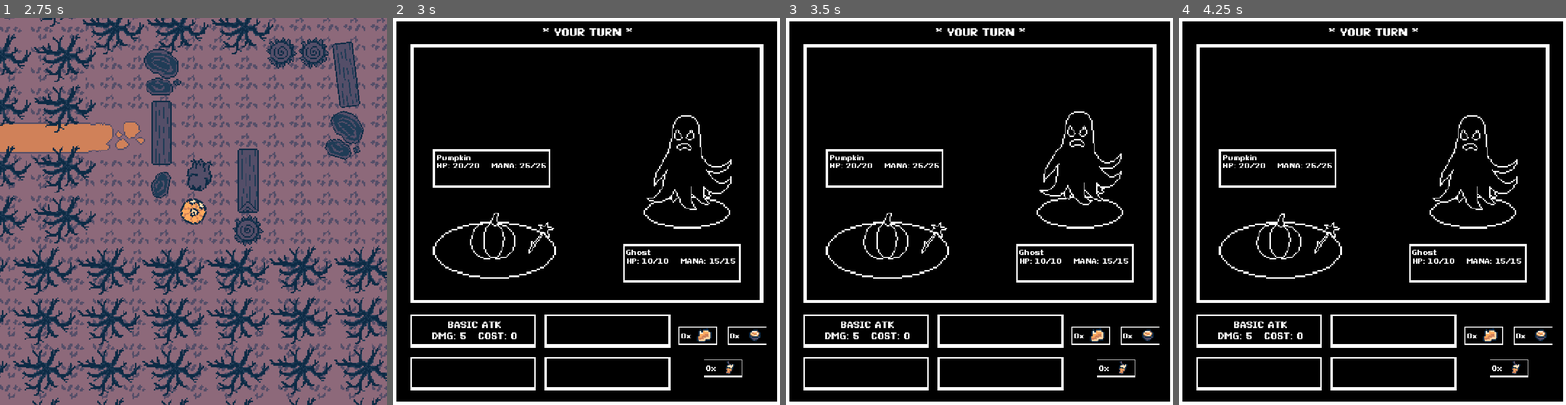
Above: before the commit, frames 1-4 (left to right).
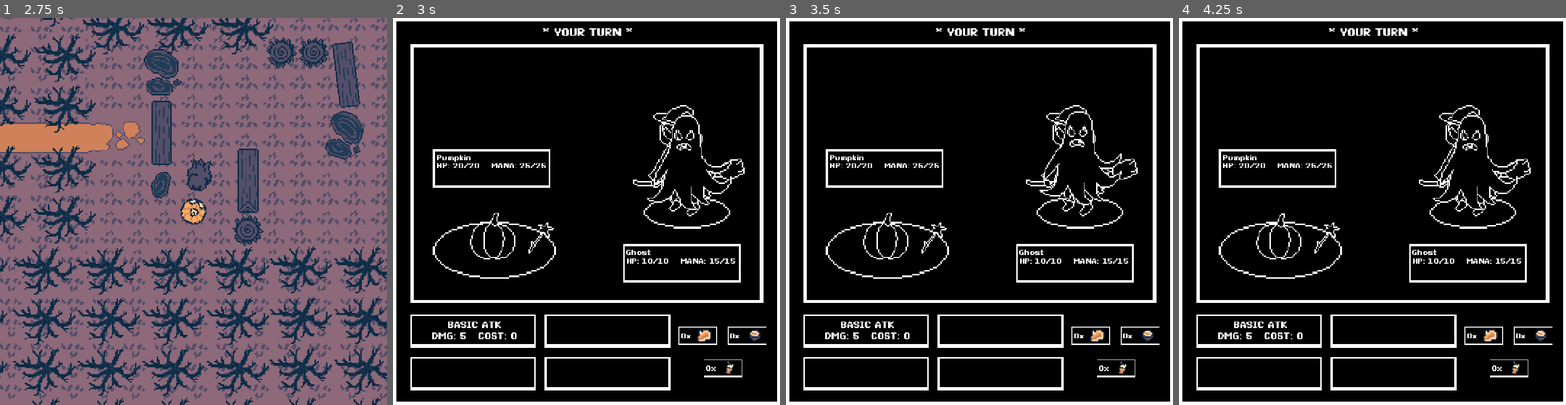
Above: after the commit, the same moments.

Repository: QuoteGenerator/Jame_Gam_Halloween
Game: Godot game, scene res://area_3.tscn
Two runs of this game, one before a commit and one after it. Both use one fixed random seed, a clock stepped at 60 frames per second and the inputs below. This scene is started directly instead of the project's main scene.
Inputs (mouse positions are in pixels of both pictures, inside the frame that each line leads up to):
- Up to frame 1 (2.75 s): move the mouse to (278, 192) at 0.52 s; hold D 0.53-1.28 s; tap E (Interact) at 0.6, 1.35, 2.1 s; move the mouse to (116, 230) at 1.27 s; hold S 1.28-2.03 s; move the mouse to (232, 126) at 2.02 s; hold D from 2.03 s (still down)
- Up to frame 2 (3 s): move the mouse to (567, 288) at 2.77 s; release D at 2.78 s; hold W from 2.78 s (still down); tap E (Interact) at 2.85 s
- Up to frame 3 (3.5 s): keep holding W
- Up to frame 4 (4.25 s): move the mouse to (1488, 269) at 3.52 s; release W at 3.53 s; hold A from 3.53 s (still down); tap E (Interact) at 3.6 s

Frame 1 is identical in both runs. In frame 2, 0.4% of the frame differs, in the area x 62-91%, y 22-52%; in frame 3, 0.3%; in frame 4, 0.4%.

Commit message:
tbc sprites witch and zombie work

Diff:
--- a/Jame_GAM_HALLOWEN_FIX/jame-gam-halloween/Scripts/combat_ui.gd
+++ b/Jame_GAM_HALLOWEN_FIX/jame-gam-halloween/Scripts/combat_ui.gd
@@ -61,6 +61,9 @@
 	if(enemy.is_in_group("zombie")):
 		ZombieEnemyBattle()
 
+	if(enemy.is_in_group("witch")):
+		WitchEnemyBattle()
+
 	if player != null:
 		update_player_stats()
 
@@ -84,6 +87,11 @@
 
 func ZombieEnemyBattle():
 	animationEnemyPlayer.play("tbc_zombie_idle_animation")
+	enemyNameLabel.text = current_enemy.enemy_name
+	update_enemy_stats()
+
+func WitchEnemyBattle():
+	animationEnemyPlayer.play("tbc_witch_idle_animation")
 	enemyNameLabel.text = current_enemy.enemy_name
 	update_enemy_stats()
 
--- a/Jame_GAM_HALLOWEN_FIX/jame-gam-halloween/combat_ui.tscn
+++ b/Jame_GAM_HALLOWEN_FIX/jame-gam-halloween/combat_ui.tscn
@@ -3,12 +3,14 @@
 [ext_resource type="Script" uid="uid://glmjbdp32fhs" path="res://Scripts/combat_ui.gd" id="1_h1lix"]
 [ext_resource type="Texture2D" uid="uid://0j60qhns4ofa" path="res://Assets/Sprites/tbc_sprites/tbc_template.png" id="2_j56r1"]
 [ext_resource type="Texture2D" uid="uid://ch4h8v1wvyfys" path="res://Assets/Sprites/tbc_sprites/tbc_skele_idle.png" id="3_rltsl"]
+[ext_resource type="Texture2D" uid="uid://d1i38w8slc57a" path="res://Assets/Sprites/tbc_sprites/tbc_witch_idle.png" id="4_cikkb"]
 [ext_resource type="Texture2D" uid="uid://drfy7woj0dxja" path="res://Assets/Sprites/tbc_sprites/tbc_pumpkin_idle.png" id="4_j56r1"]
 [ext_resource type="Texture2D" uid="uid://ba6wnp1cywp5e" path="res://Assets/Sprites/tbc_sprites/skelet_hit.png" id="4_nw44a"]
 [ext_resource type="Texture2D" uid="uid://baixobgleibxb" path="res://Assets/Sprites/tbc_sprites/tbc_zombie_idle.png" id="4_qedbx"]
 [ext_resource type="Texture2D" uid="uid://3p516f8hyijh" path="res://Assets/Sprites/tbc_sprites/tbc_ghost_idle.png" id="4_rltsl"]
 [ext_resource type="Texture2D" uid="uid://bff4kwnc84o5r" path="res://Assets/Sprites/Buttons/spell_btn.png" id="4_ucios"]
 [ext_resource type="Texture2D" uid="uid://fbyannyqvm5f" path="res://Assets/Sprites/Buttons/spell_hover.png" id="5_6coxg"]
+[ext_resource type="Texture2D" uid="uid://doqyxraw7rma1" path="res://Assets/Sprites/tbc_sprites/tbc_witch_hit.png" id="5_7wprw"]
 [ext_resource type="Texture2D" uid="uid://bb2kbeopjvyoj" path="res://Assets/Sprites/tbc_sprites/tbc_ghost_hit.png" id="6_j62ju"]
 [ext_resource type="Script" uid="uid://cm3jn8nc0g3y8" path="res://Scripts/combat_button.gd" id="6_tnwwt"]
 [ext_resource type="FontFile" uid="uid://dx2uphxemt1ij" path="res://Assets/PixeloidSans-Bold.otf" id="7_akiti"]
@@ -232,6 +234,113 @@
 "values": [false]
 }
 
+[sub_resource type="Animation" id="Animation_gjqx6"]
+resource_name = "tbc_witch_getHit_animation"
+length = 0.13333334
+tracks/0/type = "value"
+tracks/0/imported = false
+tracks/0/enabled = true
+tracks/0/path = NodePath("tbc_witch_idle_animation:visible")
+tracks/0/interp = 1
+tracks/0/loop_wrap = true
+tracks/0/keys = {
+"times": PackedFloat32Array(0),
+"transitions": PackedFloat32Array(1),
+"update": 1,
+"values": [false]
+}
+tracks/1/type = "value"
+tracks/1/imported = false
+tracks/1/enabled = true
+tracks/1/path = NodePath("tbc_witch_getHit_animation:visible")
+tracks/1/interp = 1
+tracks/1/loop_wrap = true
+tracks/1/keys = {
+"times": PackedFloat32Array(0, 0.13333334),
+"transitions": PackedFloat32Array(1, 1),
+"update": 1,
+"values": [true, false]
+}
+tracks/2/type = "method"
+tracks/2/imported = false
+tracks/2/enabled = true
+tracks/2/path = NodePath("..")
+tracks/2/interp = 1
+tracks/2/loop_wrap = true
+tracks/2/keys = {
+"times": PackedFloat32Array(0.13333334),
+"transitions": PackedFloat32Array(1),
+"values": [{
+"args": [],
+"method": &"play_enemy_idle_animation"
+}]
+}
+
+[sub_resource type="Animation" id="Animation_bvyq1"]
+resource_name = "tbc_witch_idle_animation"
+length = 0.26666668
+loop_mode = 1
+tracks/0/type = "value"
+tracks/0/imported = false
+tracks/0/enabled = true
+tracks/0/path = NodePath("tbc_witch_idle_animation:region_rect")
+tracks/0/interp = 0
+tracks/0/loop_wrap = true
+tracks/0/keys = {
+"times": PackedFloat32Array(0, 0.13333334),
+"transitions": PackedFloat32Array(1, 1),
+"update": 0,
+"values": [Rect2(0, 0, 88, 88), Rect2(90, -1, 88, 89)]
+}
+tracks/1/type = "value"
+tracks/1/imported = false
+tracks/1/enabled = true
+tracks/1/path = NodePath("tbc_witch_idle_animation:visible")
+tracks/1/interp = 1
+tracks/1/loop_wrap = true
+tracks/1/keys = {
+"times": PackedFloat32Array(0),
+"transitions": PackedFloat32Array(1),
+"update": 1,
+"values": [true]
+}
+tracks/2/type = "value"
+tracks/2/imported = false
+tracks/2/enabled = true
+tracks/2/path = NodePath("tbc_skeleton_idle_animation:visible")
+tracks/2/interp = 1
+tracks/2/loop_wrap = true
+tracks/2/keys = {
+"times": PackedFloat32Array(0),
+"transitions": PackedFloat32Array(1),
+"update": 1,
+"values": [false]
+}
+tracks/3/type = "value"
+tracks/3/imported = false
+tracks/3/enabled = true
+tracks/3/path = NodePath("tbc_zombie_idle_animation:visible")
+tracks/3/interp = 1
+tracks/3/loop_wrap = true
+tracks/3/keys = {
+"times": PackedFloat32Array(0),
+"transitions": PackedFloat32Array(1),
+"update": 1,
+"values": [false]
+}
+tracks/4/type = "value"
+tracks/4/imported = false
+tracks/4/enabled = true
+tracks/4/path = NodePath("tbc_ghost_idle_animation:visible")
+tracks/4/interp = 1
+tracks/4/loop_wrap = true
+tracks/4/keys = {
+"times": PackedFloat32Array(0),
+"transitions": PackedFloat32Array(1),
+"update": 1,
+"values": [false]
+}
+
 [sub_resource type="Animation" id="Animation_7wprw"]
 resource_name = "tbc_zombie_getHit_animation"
 length = 0.16666667
@@ -324,6 +433,8 @@
 &"tbc_player_idle_animation": SubResource("Animation_j56r1"),
 &"tbc_skeleton_getHit_animation": SubResource("Animation_nw44a"),
 &"tbc_skeleton_idle_animation": SubResource("Animation_wkp8b"),
+&"tbc_witch_getHit_animation": SubResource("Animation_gjqx6"),
+&"tbc_witch_idle_animation": SubResource("Animation_bvyq1"),
 &"tbc_zombie_getHit_animation": SubResource("Animation_7wprw"),
 &"tbc_zombie_idle_animation": SubResource("Animation_cikkb")
 }
@@ -469,6 +580,21 @@
 texture = ExtResource("3_rltsl")
 region_enabled = true
 region_rect = Rect2(0, 0, 38, 97)
+
+[node name="tbc_witch_idle_animation" type="Sprite2D" parent="Panel" unique_id=680798629]
+position = Vector2(917, 443)
+scale = Vector2(3.9210527, 3.9210527)
+texture = ExtResource("4_cikkb")
+region_enabled = true
+region_rect = Rect2(90, 0, 88, 88)
+
+[node name="tbc_witch_getHit_animation" type="Sprite2D" parent="Panel" unique_id=446618692]
+visible = false
+position = Vector2(917, 443)
+scale = Vector2(3.9210527, 3.9210527)
+texture = ExtResource("5_7wprw")
+region_enabled = true
+region_rect = Rect2(0, 0, 90, 90)
 
 [node name="tbc_zombie_idle_animation" type="Sprite2D" parent="Panel" unique_id=219229348]
 visible = false
